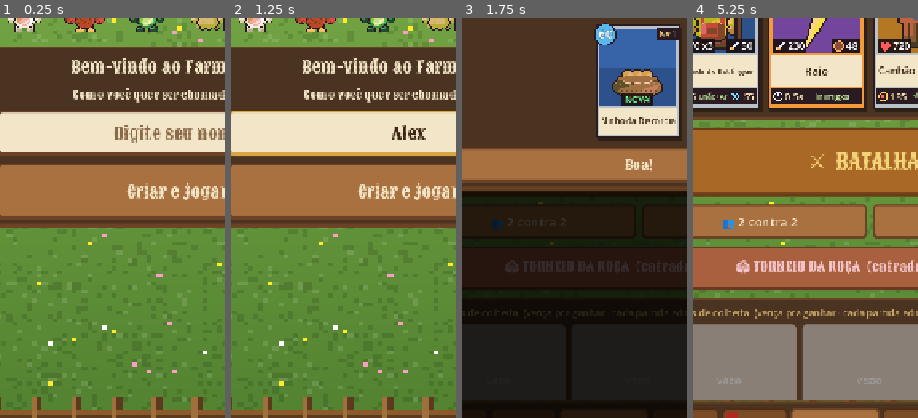
Above: before the commit, frames 1-4 (left to right).
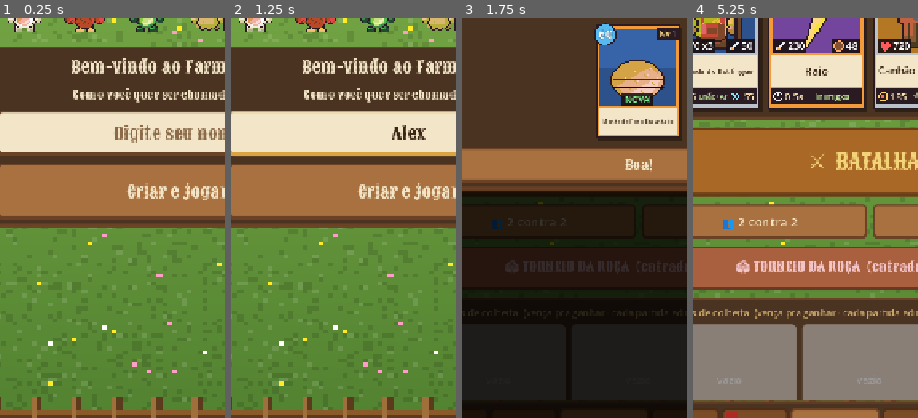
Above: after the commit, the same moments.

Repository: Generadevde/farmarena
Game: Godot game, scene res://Scenes/profile_setup.tscn
The game is run twice, just before and just after one commit, with the same random seed, the same clock (stepped at 60 frames per second) and the same inputs. The engine's default icon, where the game draws it, is replaced by a stand-in: a white triangle on a blue panel in a dark square.
Inputs (mouse positions are % of the whole screen's width and height, from its top left):
- Up to frame 1 (0.25 s): no input
- Up to frame 2 (1.25 s): click (50, 58) at 0.52 s; type "Alex" at 0.6 s
- Up to frame 3 (1.75 s): click "Criar e jogar" at 1.25 s
- Up to frame 4 (5.25 s): click "1" at 2 s; click "2" at 2.75 s; click "3" at 3.5 s; click "4" at 4.25 s; click "⚔ BATALHAR" at 5 s
The pictures show only the part of the screen within x 11-61%, y 44-94%; the shares and areas given below are measured in that part.

Frames 1-2 are identical in both runs. In frame 3, 2.7% of the frame differs, in the area x 60-97%, y 2-30%; in frame 4, nothing differs.

Commit message:
Gerador combina até 4 habilidades extras (Safra pode trazer Lendária e Mística); conversão de inimigo e espaço extra de recurso corrigidos; cartas geradas testadas em campo
Co-Authored-By: Claude Fable 5.2 <noreply@anthropic.com>
Claude-Session: https://claude.ai/code/session_01F2c9wwKpd4XWAaAeM55Dzi

Diff:
--- a/Scripts/unit_base.gd
+++ b/Scripts/unit_base.gd
@@ -969,9 +969,10 @@
 		# domina o inimigo: converte ele pro meu time em vez de só bater --
 		# versão inicial; não converte base, só unidades normais
 		if stats.can_convert_enemy and _converted_count < stats.convert_max_targets:
-			if !_is_base(target) and "team" in target:
-				target.team = team
+			if !_is_base(target) and target.has_method("convert_to"):
+				target.convert_to(team)
 				_converted_count += 1
+				target = null  # era meu alvo; agora é aliado
 
 	if target_killed:
 		if stats.heals_on_kill:
@@ -1742,6 +1743,19 @@
 	new_unit.stats.damage = round(new_unit.stats.damage * mult)
 
 
+## troca de lado de verdade: time, camadas de colisão, alvo e torre inimiga
+## (antes só mudava o "team" e a unidade convertida continuava brigando com quem a converteu)
+func convert_to(new_team):
+	if stats.unit_type == UnitData.UnitType.BUILDING:
+		return
+	team = new_team
+	target = null
+	enemy_base = null
+	_configure_physics_layers()
+	_refresh_enemy_tower()
+	_flash_color(Color(0.8, 0.5, 1.0), 0.4)
+
+
 func _spawn_clone():
 	# a cena vem da carta (as cartas 2.0 são montadas na memória e não têm arquivo de cena;
 	# antes isso fazia o clone simplesmente não nascer)
@@ -1786,6 +1800,12 @@
 		for i in stats.death_spawn_count:
 			_spawn_child(stats.death_spawn_scene, global_position + Vector2(randf_range(-20, 20), randf_range(-20, 20)))
 
+	if stats.stores_resource:
+		# o espaço extra some junto com a unidade (antes ficava pra sempre)
+		var battle_scene = get_tree().get_first_node_in_group("battle_scene")
+		if battle_scene != null and battle_scene.has_method("add_storage_capacity"):
+			battle_scene.add_storage_capacity(team, -stats.storage_capacity_bonus)
+
 	if stats.grants_resource_on_death:
 		var opposing_is_player = team != GameManager.Team.PLAYER
 		if opposing_is_player:
--- a/ci/battle_test.gd
+++ b/ci/battle_test.gd
@@ -1317,7 +1317,7 @@
 	var walker = (await _put("peao_forcado", P, ArenaBuilder.CENTER + Vector2(-75, 70)))[0]
 	walker.stats = walker.stats.duplicate()
 	walker.stats.move_speed = 70.0
-	await get_tree().create_timer(2.6).timeout
+	await get_tree().create_timer(2.05).timeout
 	_check("atravessa o rio", is_instance_valid(u) and u.global_position.y < ArenaBuilder.CENTER.y - 20 and walker.global_position.y > ArenaBuilder.CENTER.y - 20,
 		"com a habilidade y=%d, sem ela y=%d (rio em y=%d)" % [int(u.global_position.y), int(walker.global_position.y), int(ArenaBuilder.CENTER.y)])
 
@@ -1360,5 +1360,23 @@
 	await get_tree().create_timer(4.0).timeout
 	_check("ataque contínuo", 99999 - d.current_hp >= 100, "tirou %d em ~3s" % int(99999 - d.current_hp))
 
+	# 90 cartas do gerador entram em campo e lutam um pouco: pega erro de script em combinação de habilidades
+	CardGenerator.fixed_power = 15.0
+	var fought = 0
+	var no_damage: Array = []
+	for seed_n in 90:
+		var gen = CardGenerator.generate_def(90000 + seed_n * 53, "", 1)
+		if gen["stats"] == null:
+			continue
+		var gcard: CardData = Catalogo.build_card(gen["def"], "res://c2/ger_%d.tres" % seed_n, gen["stats"], gen["spell"])
+		await _wipe()
+		d = await _dummy(E, mid + Vector2(0, -40 if !gen["stats"].is_ranged else -80))
+		await _put_card(gcard, P, mid)
+		await get_tree().create_timer(3.2).timeout
+		fought += 1
+		if gen["stats"].damage > 0 and gen["stats"].target_type != UnitData.TargetType.BUILDING and gen["stats"].target_type != UnitData.TargetType.AIR and is_instance_valid(d) and d.current_hp >= 99999:
+			no_damage.append("%s%s" % [gen["def"]["nome"], str(Catalogo.abilities(gcard))])
+	CardGenerator.fixed_power = 0.0
+	print("RESULTADO gerador em campo: ", fought, " cartas lutaram | sem causar dano em 3s: ", no_damage)
 	print("RESULTADO antigas OK (", _aud_ok.size(), "): ", _aud_ok)
 	print("RESULTADO antigas COM PROBLEMA (", _aud_bad.size(), "): ", _aud_bad)
--- a/creator/card_generator.gd
+++ b/creator/card_generator.gd
@@ -781,6 +781,18 @@
 	return out
 
 
+static func _roll_extra(rng: RandomNumberGenerator) -> int:
+	var total = 0
+	for w in EXTRA_WEIGHTS:
+		total += w
+	var roll = rng.randi() % total
+	for i in EXTRA_WEIGHTS.size():
+		roll -= EXTRA_WEIGHTS[i]
+		if roll < 0:
+			return i
+	return 0
+
+
 static func describe_unit(stats: UnitData, role: int) -> Dictionary:
 	var pros: Array = []
 	var cons: Array = []
@@ -816,6 +828,152 @@
 	if cons.is_empty():
 		cons.append("Sem truque especial")
 	return {"pros": pros.slice(0, 3), "cons": cons.slice(0, 2)}
+
+
+# habilidades extras que o gerador pode somar a uma carta (todas passam na
+# auditoria automática). Quanto mais habilidades, mais rara a carta -- e um
+# pouco menos de vida/dano, pra força total continuar na mesma régua.
+const EXTRA_WEIGHTS = [50, 27, 14, 7, 2]  # 0, 1, 2, 3 ou 4 extras
+const EXTRA_POOL = ["escudo", "roubo", "casca", "regen", "primeiro", "furia_entrada", "onda", "investida", "executa", "furia_morte", "cresce",
+	"cura_matar", "devolve", "inabalavel", "explode", "clone", "contra", "ouro_matar", "rouba", "corrente", "longe", "mais_um", "avanco", "levanta", "efeito"]
+
+
+static func add_extras(st: UnitData, rng: RandomNumberGenerator, n: int) -> Array:
+	var labels: Array = []
+	var pool = EXTRA_POOL.duplicate()
+	var is_b = st.unit_type == UnitData.UnitType.BUILDING
+	var melee = !st.is_ranged
+	var tries = 0
+	while labels.size() < n and !pool.is_empty() and tries < 60:
+		tries += 1
+		var pick = pool[rng.randi() % pool.size()]
+		pool.erase(pick)
+		var hits = st.damage > 0
+		match pick:
+			"escudo":
+				st.has_shield = true
+				st.shield_amount = int(max(40, st.hp * 0.25 / 10.0)) * 10 if st.hp >= 400 else max(40, int(st.hp * 0.25))
+				labels.append("Começa com escudo")
+			"casca":
+				if st.damage_reduction_percent > 0: continue
+				st.damage_reduction_percent = 0.2
+				labels.append("Leva 20% menos dano")
+			"regen":
+				st.passive_regen = true
+				st.regen_amount = max(4, int(st.hp * 0.02))
+				st.regen_interval = 1.5
+				labels.append("Regenera sozinha")
+			"devolve":
+				st.reflects_damage = true
+				st.reflect_damage_percent = 0.2
+				labels.append("Devolve parte do dano")
+			"explode":
+				if !hits: continue
+				st.explodes_on_death = true
+				st.death_explosion_damage = int(st.damage * 1.5)
+				st.death_explosion_radius = 55.0
+				labels.append("Explode ao morrer")
+			"efeito":
+				if !hits or st.on_hit_effect != UnitData.OnHitEffect.NONE: continue
+				st.on_hit_effect = [UnitData.OnHitEffect.SLOW, UnitData.OnHitEffect.POISON, UnitData.OnHitEffect.WEAKNESS][rng.randi() % 3]
+				st.on_hit_effect_strength = 10.0 if st.on_hit_effect == UnitData.OnHitEffect.POISON else 0.6
+				st.on_hit_effect_duration = 2.5
+				st.on_hit_effect_tick_interval = 1.0
+				labels.append("Golpe com efeito: %s" % CustomContent.EFFECT_NAMES[st.on_hit_effect])
+			"corrente":
+				if !st.is_ranged or !hits or st.is_aoe: continue
+				st.projectile_chains = true
+				st.projectile_chain_max_targets = 3
+				st.projectile_chain_range = 90.0
+				labels.append("Tiro pula entre inimigos")
+			"longe":
+				if !st.is_ranged or !hits: continue
+				st.distance_damage_bonus_per_100px = 0.3
+				labels.append("Mais dano quanto mais longe")
+			_:
+				if is_b or !hits:
+					continue  # as de baixo são só pra tropa que anda e bate
+				match pick:
+					"roubo":
+						st.lifesteal_percent = 0.25
+						labels.append("Rouba vida")
+					"primeiro":
+						st.first_attack_bonus = true
+						st.first_attack_multiplier = 2.0
+						labels.append("Primeiro golpe em dobro")
+					"furia_entrada":
+						st.entrance_rage_duration = 4.0
+						labels.append("Entra em fúria")
+					"onda":
+						st.entrance_shockwave_damage = int(st.damage * max(st.unit_count, 1) * 0.8)
+						st.entrance_shockwave_radius = 60.0
+						labels.append("Onda de choque ao entrar")
+					"investida":
+						if !melee: continue
+						st.charge_attack = true
+						st.charge_distance_needed = 120.0
+						labels.append("Investida em dobro")
+					"executa":
+						st.execute_threshold = 0.3
+						st.execute_damage_mult = 2.0
+						labels.append("Dobro em quem está quase morrendo")
+					"furia_morte":
+						st.low_hp_rage_threshold = 0.35
+						st.low_hp_rage_damage_mult = 1.5
+						labels.append("Mais forte quase morrendo")
+					"cresce":
+						st.ramping_damage = true
+						st.ramping_damage_per_hit = 0.1
+						st.ramping_damage_max_multiplier = 2.0
+						labels.append("Cada golpe bate mais forte")
+					"cura_matar":
+						st.heals_on_kill = true
+						st.heal_on_kill_amount = max(20, int(st.hp * 0.15))
+						labels.append("Cura ao matar")
+					"inabalavel":
+						st.immune_to_knockback = true
+						st.immune_to_pull = true
+						labels.append("Ninguém empurra nem puxa")
+					"clone":
+						if st.unit_count > 1: continue
+						st.can_clone = true
+						st.clone_hp_percent = 0.4
+						st.clone_count = 1
+						labels.append("Deixa um clone ao morrer")
+					"contra":
+						if !melee: continue
+						st.counter_attack_chance = 0.3
+						labels.append("Revida quando apanha")
+					"ouro_matar":
+						st.converts_kills_to_gold = true
+						st.gold_per_kill = 4
+						labels.append("Ganha recurso ao matar")
+					"rouba":
+						if !melee: continue
+						st.steals_resource_on_base_hit = true
+						st.resource_steal_amount = 3
+						labels.append("Rouba recurso batendo na torre")
+					"mais_um":
+						if !melee or st.is_aoe or st.spin_attack: continue
+						st.aoe_hits_extra_one = true
+						st.aoe_radius = 45.0
+						labels.append("Golpe acerta dois")
+					"avanco":
+						st.bandit_dash = true
+						st.dash_speed_multiplier = 3.0
+						st.dash_duration = 0.4
+						labels.append("Dá um bote no primeiro alvo")
+					"levanta":
+						if n < 3 or st.unit_count > 1: continue
+						st.can_resurrect = true
+						st.resurrect_hp_percent = 0.35
+						labels.append("Levanta uma vez depois de morrer")
+	if !labels.is_empty():
+		var keep = 1.0 - 0.07 * labels.size()
+		st.hp = max(30, int(round(st.hp * keep / 10.0)) * 10)
+		if st.damage > 0:
+			st.damage = max(5, int(round(st.damage * keep / 5.0)) * 5)
+	return labels
 
 
 ## gera uma carta completa (na memória) no formato do Catalogo.
@@ -863,7 +1021,22 @@
 		stats = UnitData.new()
 		_fill_unit(stats, role, cost, rng)
 		text = describe_unit(stats, role)
-	var design = design_card(rng, turma, role, stats, spell)
+	# o desenho usa a sua própria sequência de sorteio, pra arte/nome não mudarem
+	# quando as regras de habilidade mudarem
+	var art_rng = RandomNumberGenerator.new()
+	art_rng.seed = hash("arte%d" % seed_value)
+	if stats != null:
+		var extras = add_extras(stats, rng, _roll_extra(rng))
+		if !extras.is_empty():
+			text["pros"] = (extras + text["pros"]).slice(0, 3)
+	elif spell != null and spell.damage > 0 and spell.status_effect == UnitData.OnHitEffect.NONE and rng.randf() < 0.35:
+		spell.status_effect = [UnitData.OnHitEffect.SLOW, UnitData.OnHitEffect.KNOCKBACK][rng.randi() % 2]
+		spell.status_effect_strength = 0.6
+		spell.status_effect_duration = 2.0
+		spell.knockback_distance = 40.0
+		spell.damage = int(spell.damage * 0.9)
+		text["pros"] = (["E ainda: %s" % CustomContent.EFFECT_NAMES[spell.status_effect]] + text["pros"]).slice(0, 3)
+	var design = design_card(art_rng, turma, role, stats, spell)
 	var rarity = Progresso._weighted([45, 35, 17, 3])
 	var def = {"nome": design["nome"], "turma": turma, "custo": cost, "papel": role, "raridade": rarity, "arena": 0,
 		"perigo": clampi(int(cost / 10.0) + 1, 1, 10), "desc": "", "pros": text["pros"], "cons": text["cons"],
